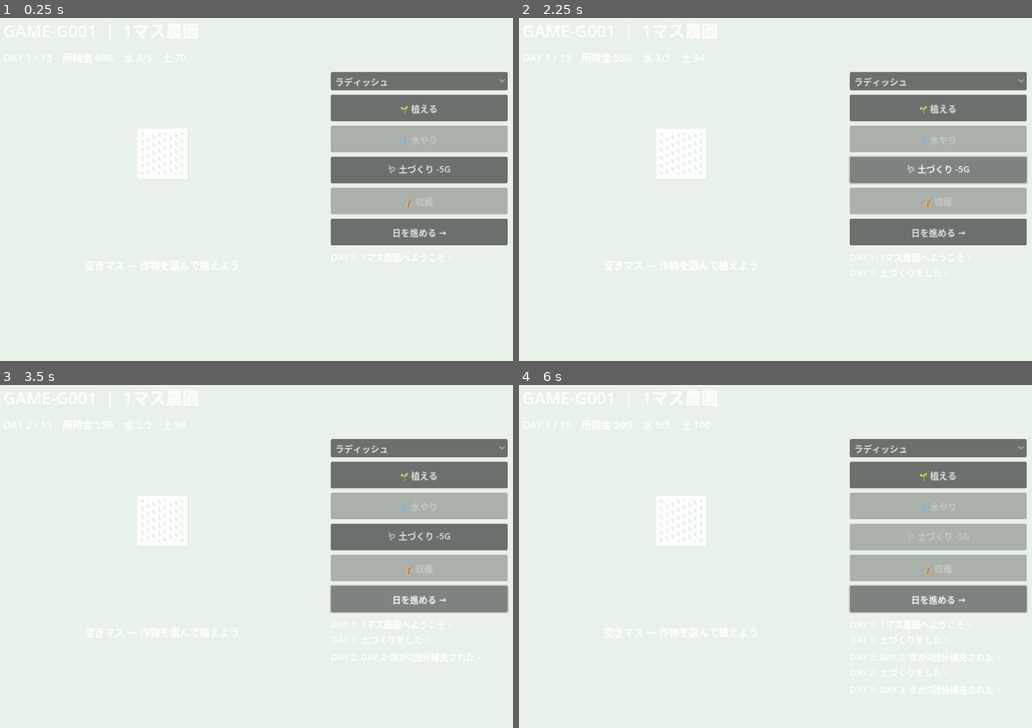
Above: before the commit, frames 1-4 (two rows, left to right).
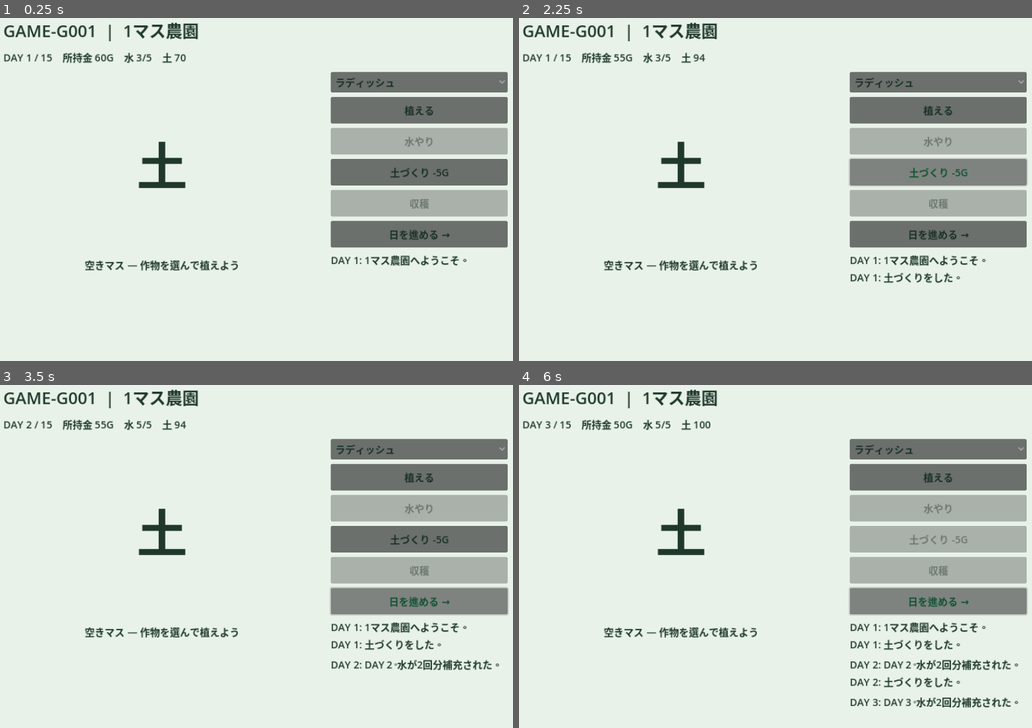
Above: after the commit, the same moments.

Repository: kobitworks/autoai_poc
Game: Godot game, scene res://Main.tscn
The game is run twice, just before and just after one commit, with the same random seed, the same clock (stepped at 60 frames per second) and the same inputs.
Inputs:
- Up to frame 1 (0.25 s): no input
- Up to frame 2 (2.25 s): click "ラディッシュ" at 0.5 s; click "🌱 植える" (after the commit: "植える") at 1.25 s; click "🪱 土づくり -5G" (after the commit: "土づくり -5G") at 2 s
- Up to frame 3 (3.5 s): click "日を進める →" at 2.75 s
- Up to frame 4 (6 s): click "ラディッシュ" at 3.5 s; click "🌱 植える" (after the commit: "植える") at 4.25 s; click "🪱 土づくり -5G" (after the commit: "土づくり -5G") at 5 s; click "日を進める →" at 5.75 s

The runs differ from the first frame. In frame 1, 6.2% of the frame differs, in the area x 0-99%, y 1-74%; in frame 2, 6.7%; in frame 3, 7.2%; in frame 4, 7.7%, in the area x 0-100%, y 1-95%.

Commit message:
P021: fix Japanese rendering in GAME-G001 Godot Web

Diff:
--- a/p021-game/sources/one-square-farm-godot/Main.gd
+++ b/p021-game/sources/one-square-farm-godot/Main.gd
@@ -1,9 +1,10 @@
 extends Control
 
+const FONT_PATH := "res://fonts/NotoSansJP.ttf"
 const CROPS := {
-    "radish": {"name":"ラディッシュ","emoji":"🥕","seed":8,"days":3.0,"sell":24},
-    "lettuce": {"name":"レタス","emoji":"🥬","seed":12,"days":4.0,"sell":38},
-    "tomato": {"name":"トマト","emoji":"🍅","seed":18,"days":5.0,"sell":58}
+    "radish": {"name":"ラディッシュ","mark":"根","seed":8,"days":3.0,"sell":24},
+    "lettuce": {"name":"レタス","mark":"菜","seed":12,"days":4.0,"sell":38},
+    "tomato": {"name":"トマト","mark":"実","seed":18,"days":5.0,"sell":58}
 }
 
 var day := 1
@@ -26,9 +27,30 @@
 var next_btn: Button
 
 func _ready() -> void:
+    _setup_theme()
     _build_ui()
     _log("1マス農園へようこそ。")
     _refresh()
+
+func _setup_theme() -> void:
+    var ui_theme := Theme.new()
+    var jp_font: Font = load(FONT_PATH) as Font
+    if jp_font != null:
+        ui_theme.default_font = jp_font
+    else:
+        push_warning("Japanese font was not found: " + FONT_PATH)
+
+    ui_theme.default_font_size = 18
+    ui_theme.set_color("font_color", "Label", Color8(31, 56, 43))
+    ui_theme.set_color("font_color", "Button", Color8(24, 48, 36))
+    ui_theme.set_color("font_hover_color", "Button", Color8(14, 82, 50))
+    ui_theme.set_color("font_pressed_color", "Button", Color8(14, 82, 50))
+    ui_theme.set_color("font_disabled_color", "Button", Color8(108, 119, 111))
+    ui_theme.set_color("font_color", "OptionButton", Color8(24, 48, 36))
+    ui_theme.set_color("font_hover_color", "OptionButton", Color8(14, 82, 50))
+    ui_theme.set_color("font_pressed_color", "OptionButton", Color8(14, 82, 50))
+    ui_theme.set_color("font_disabled_color", "OptionButton", Color8(108, 119, 111))
+    theme = ui_theme
 
 func _build_ui() -> void:
     var margin := MarginContainer.new()
@@ -65,7 +87,7 @@
     plot.horizontal_alignment = HORIZONTAL_ALIGNMENT_CENTER
     plot.vertical_alignment = VERTICAL_ALIGNMENT_CENTER
     plot.custom_minimum_size = Vector2(420,330)
-    plot.add_theme_font_size_override("font_size",116)
+    plot.add_theme_font_size_override("font_size",92)
     left.add_child(plot)
 
     growth = Label.new()
@@ -85,10 +107,10 @@
     chooser.item_selected.connect(_choose)
     right.add_child(chooser)
 
-    plant_btn = _button("🌱 植える",_plant)
-    water_btn = _button("💧 水やり",_water)
-    compost_btn = _button("🪱 土づくり -5G",_compost)
-    harvest_btn = _button("🧺 収穫",_harvest)
+    plant_btn = _button("植える",_plant)
+    water_btn = _button("水やり",_water)
+    compost_btn = _button("土づくり -5G",_compost)
+    harvest_btn = _button("収穫",_harvest)
     next_btn = _button("日を進める →",_next_day)
     right.add_child(plant_btn)
     right.add_child(water_btn)
@@ -155,7 +177,8 @@
     if not crop.is_empty():
         var hydrated := bool(crop.watered)
         crop.growth = float(crop.growth) + (1.0 if hydrated else 0.42) * (1.0 if soil >= 60 else 0.8)
-        if not hydrated: crop.health = max(35,int(crop.health)-14)
+        if not hydrated:
+            crop.health = max(35,int(crop.health)-14)
         crop.watered = false
         soil = max(10,soil - 6)
     day += 1
@@ -165,12 +188,17 @@
 func _refresh() -> void:
     stats.text = "DAY %d / 15    所持金 %dG    水 %d/5    土 %d" % [day,coins,water_stock,soil]
     if crop.is_empty():
-        plot.text = "🟫"
+        plot.text = "土"
         growth.text = "空きマス — 作物を選んで植えよう"
     else:
         var d:Dictionary = CROPS[crop.key]
         var ratio := minf(1.0,float(crop.growth)/float(d.days))
-        plot.text = d.emoji if ratio >= 1.0 else ("🌱" if ratio < 0.35 else "🌿")
+        if ratio >= 1.0:
+            plot.text = d.mark
+        elif ratio < 0.35:
+            plot.text = "芽"
+        else:
+            plot.text = "葉"
         growth.text = "%s  成長 %d%%  元気 %d%%" % [d.name,roundi(ratio*100.0),int(crop.health)]
     chooser.disabled = not crop.is_empty()
     plant_btn.disabled = not crop.is_empty()
Not shown, changed: .github/workflows/p021-game-godot-web.yml
